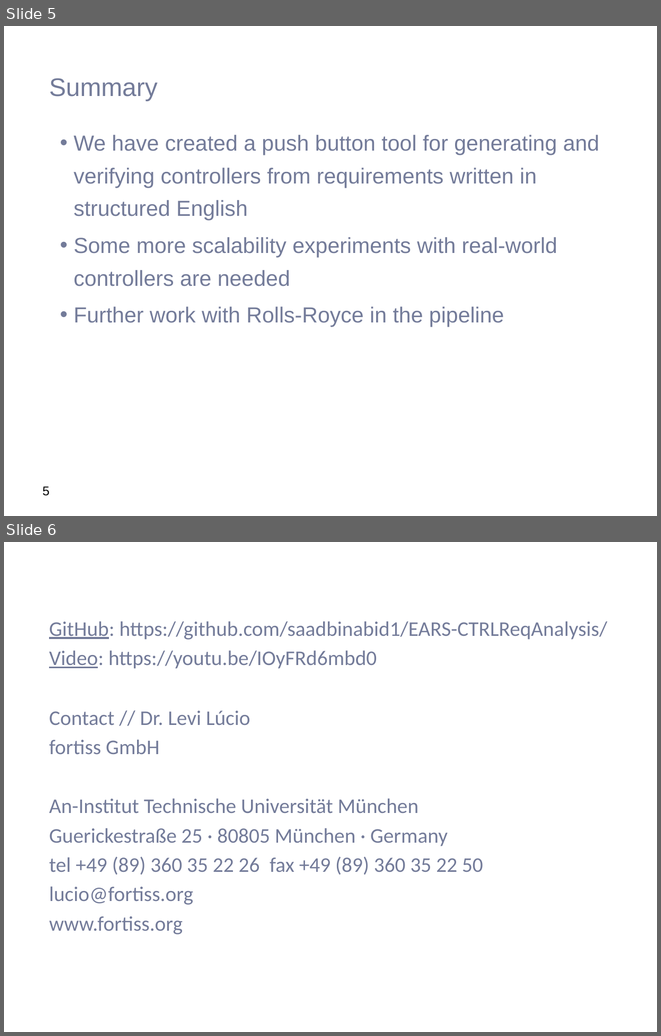
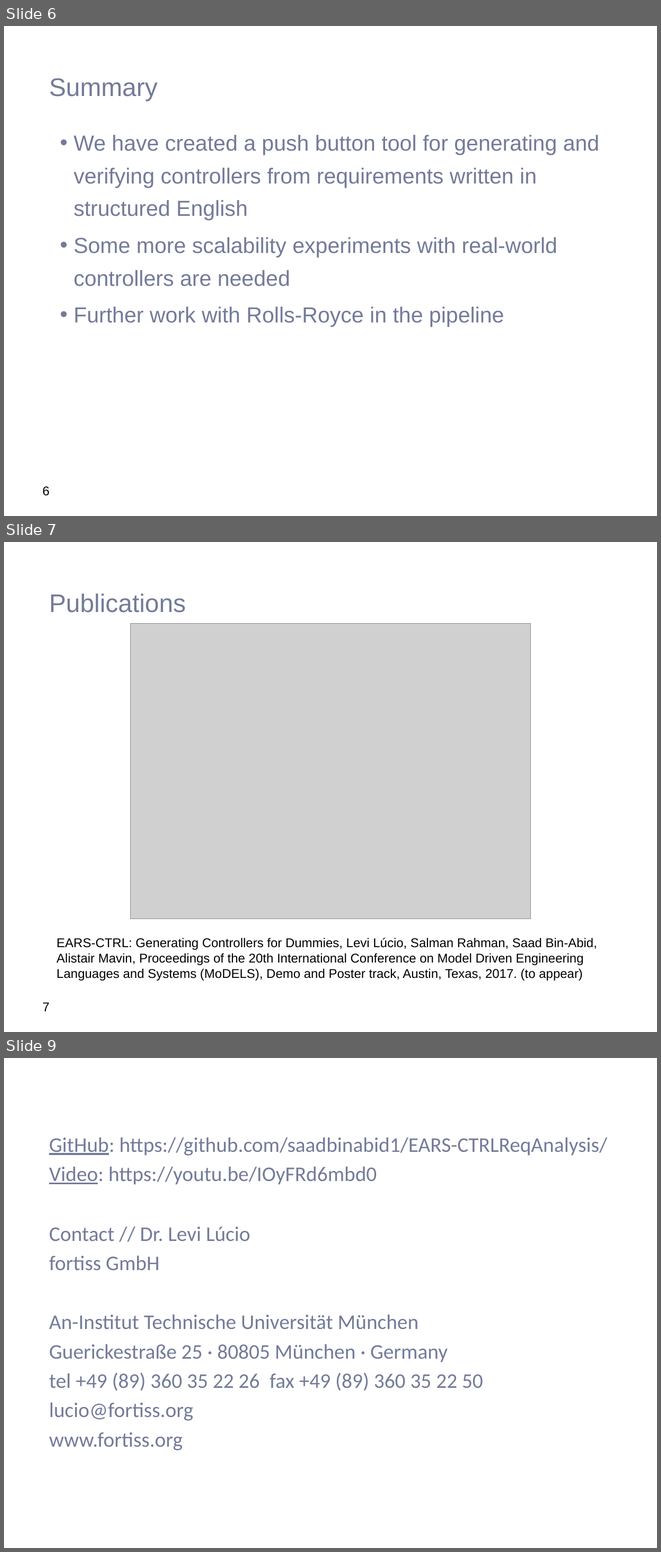
Before and after one commit to levilucio/MoDELS2017_toolpaper, a slide deck: presentation/EARS-CTRL_intro.pptx. Shown one above the other, each under a label of ours: slides 5 and 6 before the commit, slides 6, 7 and 9 after it; the slides between them are not shown. The pictures are 661x1036 and 661x1552 pixels, drawn with LibreOffice and Linux fonts; fonts in the diff are those of the drawing; grey boxes stand for pictures; background and template pictures are left out. Boxes give left, top, right and bottom in pixels: in the first picture for what was removed or moved away, otherwise in the second. Text is boxed around its words. In the diff, an @@ line names an element or a change of style, - is before the commit and + after.

```diff
--- a/presentation/EARS-CTRL_intro.pptx
+++ b/presentation/EARS-CTRL_intro.pptx
@@ slide 7 added at box(4, 542, 657, 1032), background #FFFFFF @@
@@ title added at box(49, 593, 186, 612), 28 pt, text #737B99 @@
+Publications
@@ picture added at box(131, 624, 531, 919) @@
@@ text added at box(56, 937, 597, 980), 14 pt, text #000000 @@
+EARS-CTRL: Generating Controllers for Dummies, Levi Lúcio, Salman Rahman, Saad Bin-Abid,
+Alistair Mavin, Proceedings of the 20th International Conference on Model Driven Engineering
+Languages and Systems (MoDELS), Demo and Poster track, Austin, Texas, 2017. (to appear)
@@ page number added at box(43, 1002, 50, 1011), 14 pt, text #000000 @@
+7
@@ what was slide 5 is now slide 6 @@
@@ page number at box(43, 486, 50, 496): text changed @@
-5
+6
@@ what was slide 6 is now slide 9 @@
```
Also in this commit, not shown: 1 slide changed, 2 other slides added, 41 other files.
